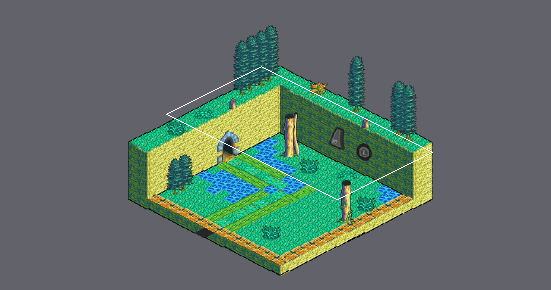
An edit to a level. Tiled map, Final_Fantasy_Mystery_World/Game/assets/maps/Tutorial_Diagonal.tmx. The first picture is a wide view before the edit; the outline marks the close-up.
Close-up. Old version:
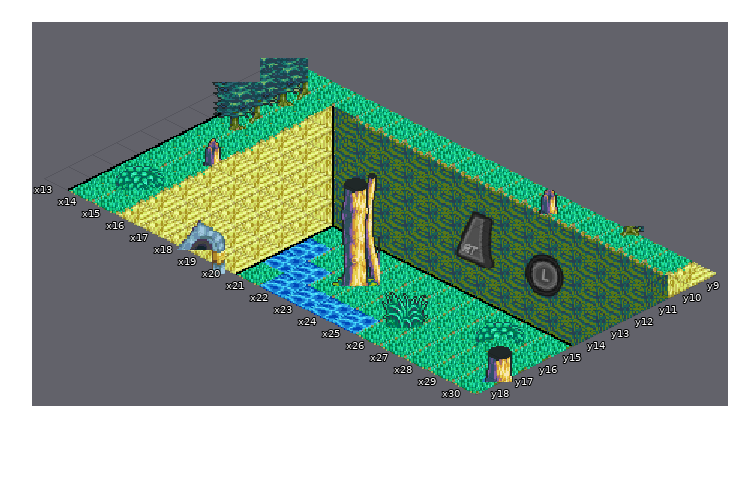
Cells are 32x16 px. Isometric: x runs down to the right, y down to the left. Shown: x 13..30, y 9..18.
Once edited:
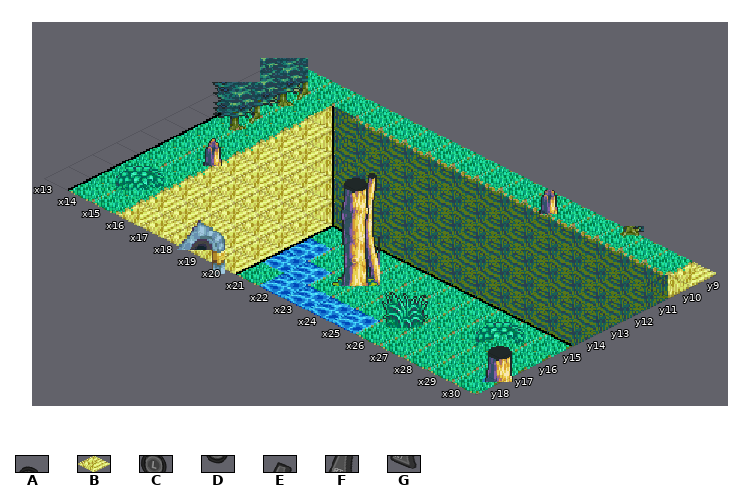
Key: from "tutorial_tileset": A 135, B 146, C 159, D 183, E 207, F 231, G 255.
_ is an empty cell.
The edit:
{"where": "layer \"Enviorment\""}
{"y":11,"x":23,"old":"E","new":"_"}
{"y":11,"x":26,"old":"A","new":"_"}
{"y":12,"x":24,"old":"F","new":"_"}
{"y":12,"x":27,"old":"C","new":"_"}
{"y":13,"x":25,"old":"G","new":"_"}
{"y":13,"x":28,"old":"D","new":"_"}
{"y":14,"x":16,"old":"B","new":"_"}
